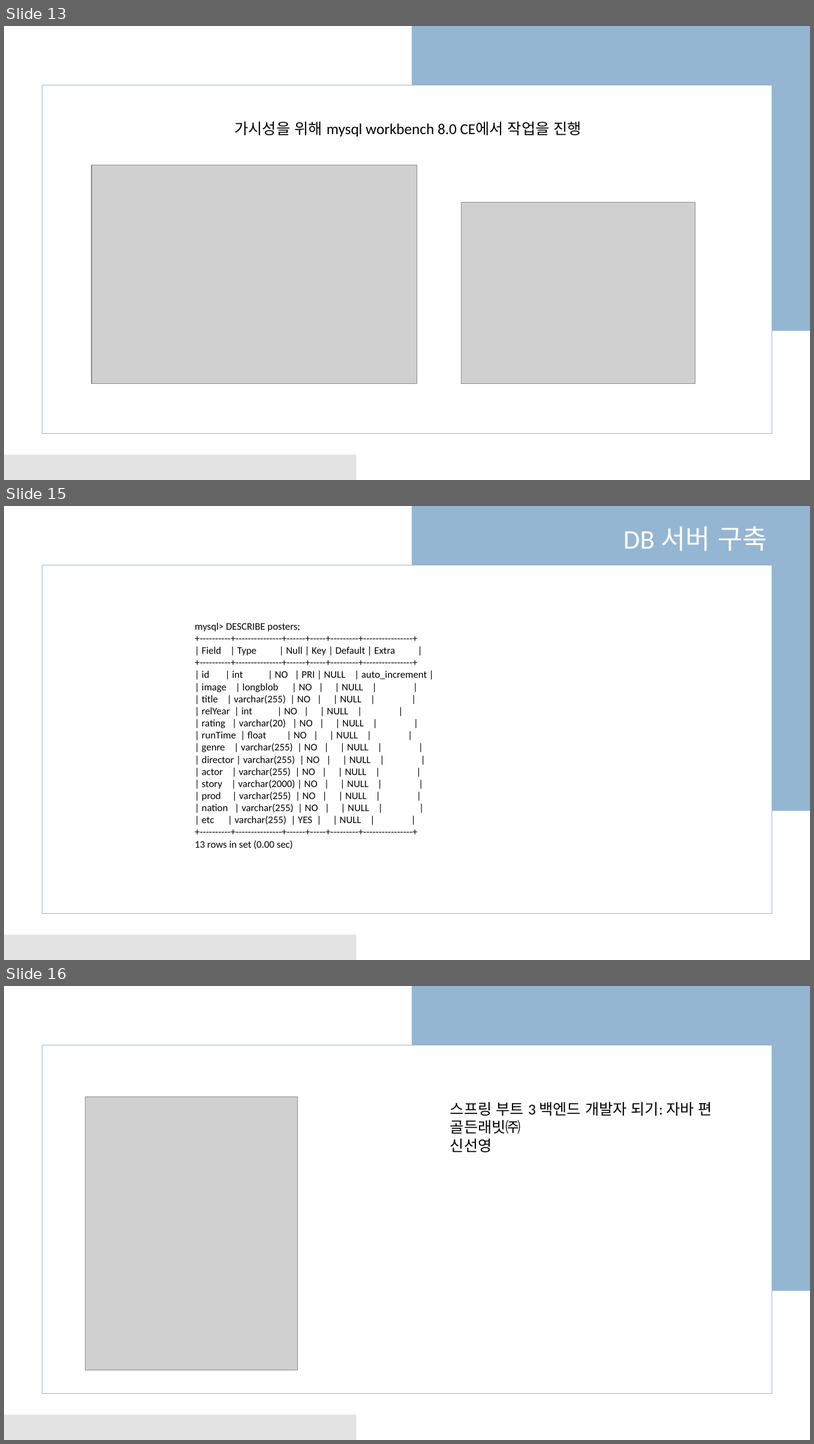
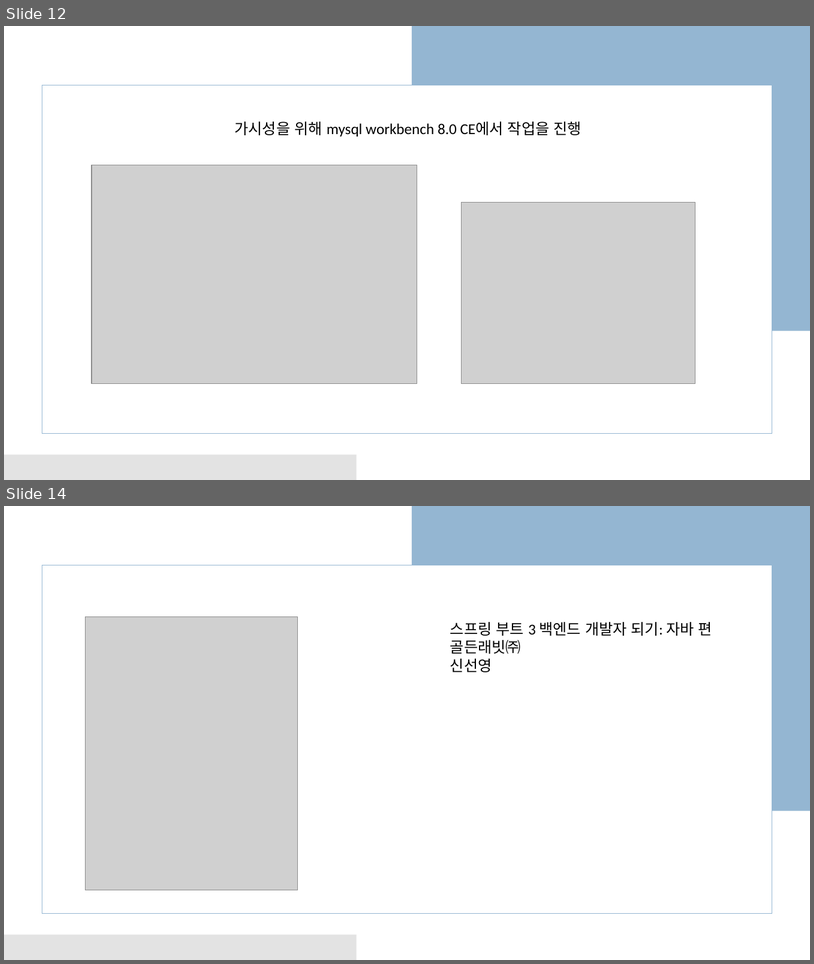
Before and after one commit to business-sixtick/recommend_movie, a slide deck: doc/세종교육_AI프로젝트.pptx. Shown one above the other, each under a label of ours: slides 13, 15 and 16 before the commit, slides 12 and 14 after it; the slides between them are not shown. The pictures are 814x1444 and 814x964 pixels, drawn with LibreOffice and Linux fonts; fonts in the diff are those of the drawing; grey boxes stand for pictures. Boxes give left, top, right and bottom in pixels: in the first picture for what was removed or moved away, otherwise in the second. Text is boxed around its words. In the diff, an @@ line names an element or a change of style, - is before the commit and + after.

```diff
--- a/doc/세종교육_AI프로젝트.pptx
+++ b/doc/세종교육_AI프로젝트.pptx
@@ slide 15 removed at (4,506,810,960), background #FFFFFF; not listed: 3 template elements that a slide beside it also shows @@
@@ text removed at (624,526,767,551) @@
-DB 서버 구축
@@ text removed at (195,622,427,849) @@
-mysql> DESCRIBE posters;
-+----------+---------------+------+-----+---------+----------------+
-| Field | Type | Null | Key | Default | Extra |
-+----------+---------------+------+-----+---------+----------------+
-| id | int | NO | PRI | NULL | auto_increment |
-| image | longblob | NO | | NULL | |
-| title | varchar(255) | NO | | NULL | |
-| relYear | int | NO | | NULL | |
-| rating | varchar(20) | NO | | NULL | |
-| runTime | float | NO | | NULL | |
-| genre | varchar(255) | NO | | NULL | |
-| director | varchar(255) | NO | | NULL | |
-| actor | varchar(255) | NO | | NULL | |
-| story | varchar(2000) | NO | | NULL | |
-| prod | varchar(255) | NO | | NULL | |
-| nation | varchar(255) | NO | | NULL | |
-| etc | varchar(255) | YES | | NULL | |
-+----------+---------------+------+-----+---------+----------------+
-13 rows in set (0.00 sec)
@@ what was slide 13 is now slide 12 @@
@@ what was slide 16 is now slide 14 @@
```
Also in this commit, not shown: 8 slides changed, 3 slides added, 3 other slides removed.
